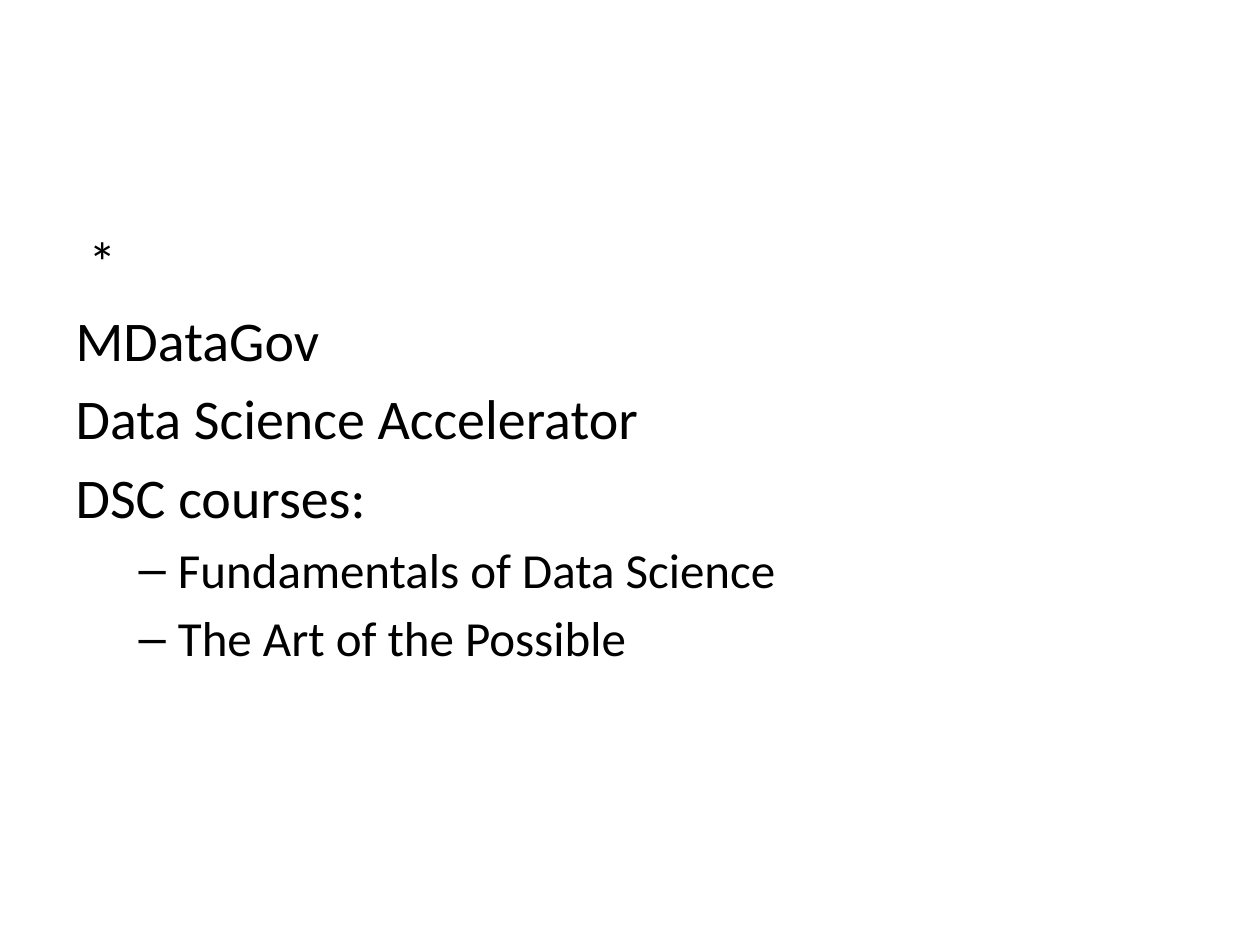
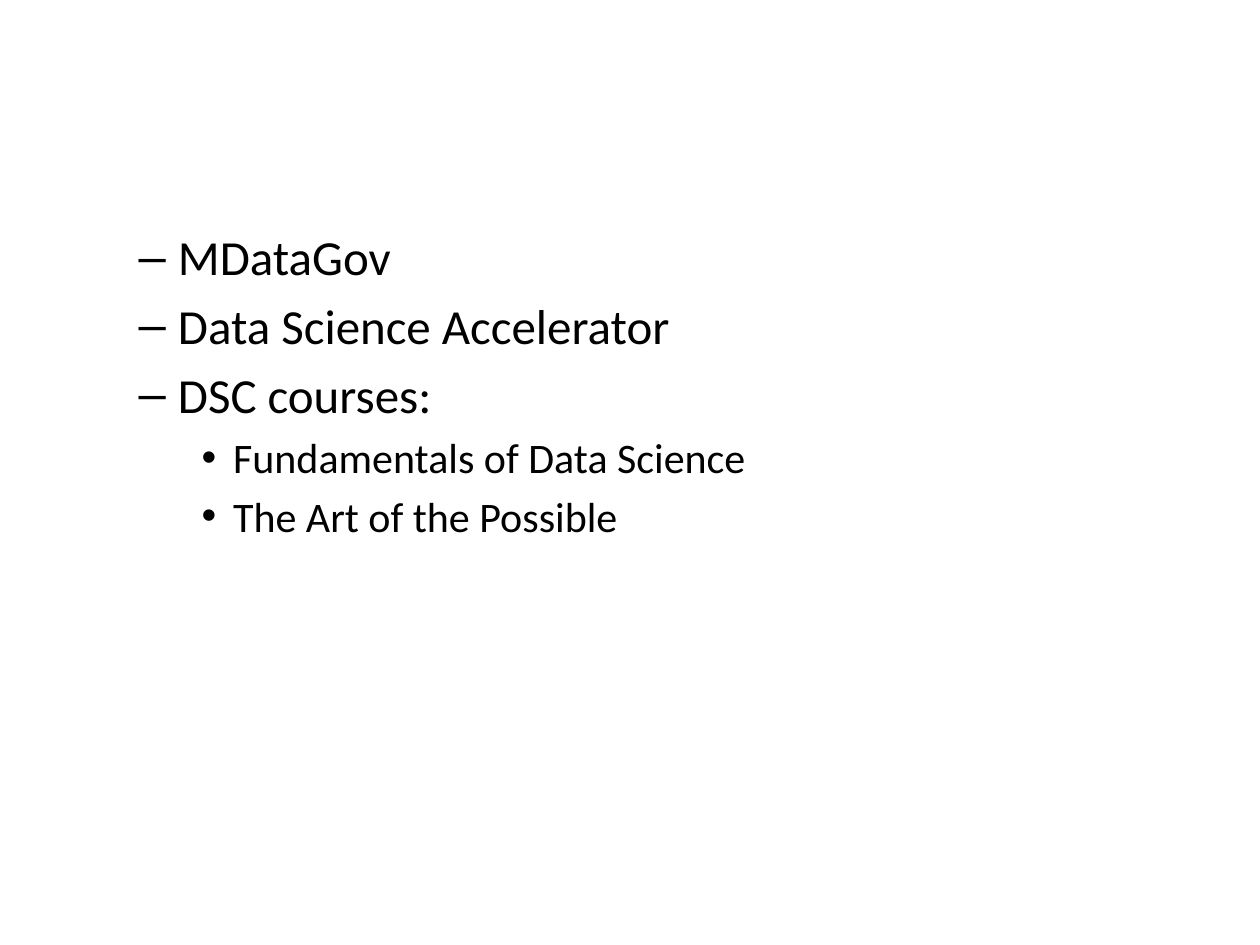
Before and after one commit to harrietrs/dfe-data-science-week, a slide deck: slide 11 of index.pptx (slide 9 before the commit). Drawn at 1260x945 pixels with LibreOffice and Linux fonts; fonts in the diff are those of the drawing. Boxes give left, top, right and bottom in pixels: in the first picture for what was removed or moved away, otherwise in the second. Text is boxed around its words. In the diff, an @@ line names an element or a change of style, - is before the commit and + after.

```diff
--- a/index.pptx
+++ b/index.pptx
@@ text at (178, 243, 745, 533): paragraph removed @@
-*
@@ text "MDataGov" at (178, 243, 745, 533): size 32 to 28 pt in "MDataGov", "Data Science Accelerator", "DSC courses:"; size 28 to 24 pt in "Fundamentals of Data Science", "The Art of the Possible"; bullet none to –; list level 1 to 2 in "MDataGov"; list level 1 to 2 in "Data Science Accelerator"; list level 1 to 2 in "DSC courses:"; bullet – to •; list level 2 to 3 in "Fundamentals of Data Science"; list level 2 to 3 in "The Art of the Possible" @@
```
Also in this commit, not shown: 5 slides added, 1 other file.
